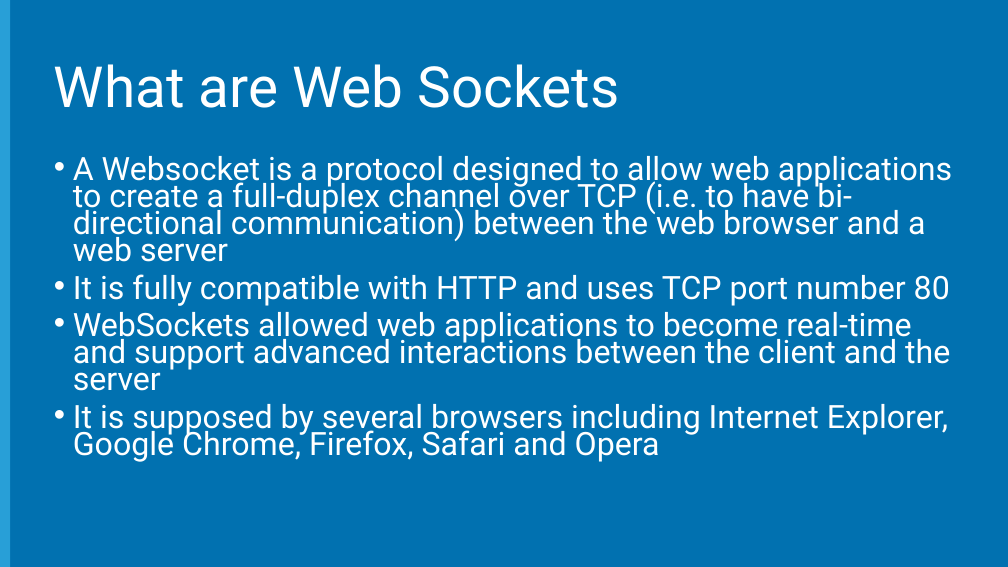
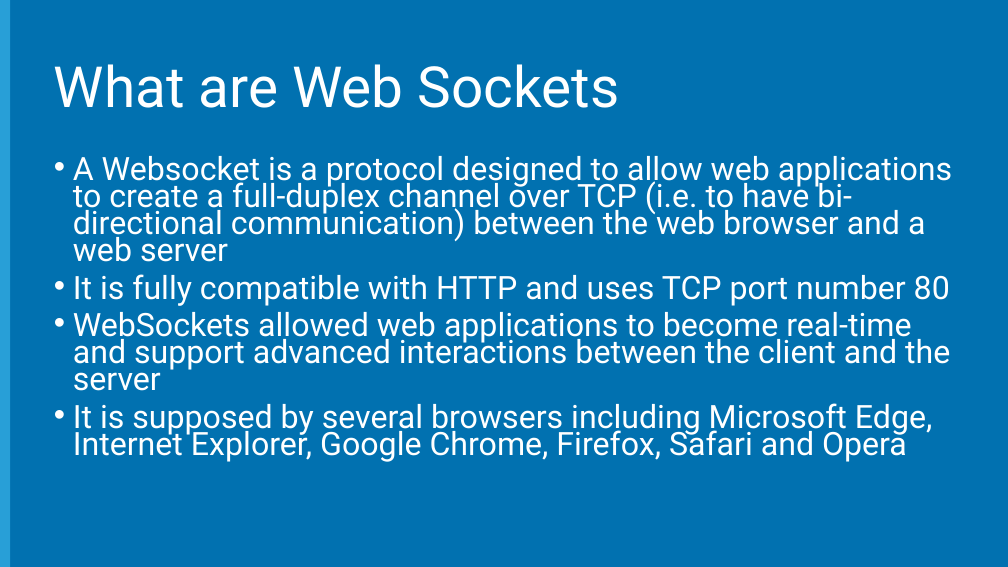
Before and after one commit to Microsoft-Web/NodeCamp, a slide deck: slide 4 of Presentation/BuildingTheBackend/BuildingTheBackend.pptx. Drawn at 1008x567 pixels with LibreOffice and Linux fonts; fonts in the diff are those of the drawing; background and template pictures are left out. Boxes give left, top, right and bottom in pixels: in the first picture for what was removed or moved away, otherwise in the second. Text is boxed around its words. In the diff, an @@ line names an element or a change of style, - is before the commit and + after.

```diff
--- a/Presentation/BuildingTheBackend/BuildingTheBackend.pptx
+++ b/Presentation/BuildingTheBackend/BuildingTheBackend.pptx
@@ text at bbox=[73, 403, 932, 462]: text changed @@
-• It is supposed by several browsers including Internet Explorer, Google Chrome, Firefox, Safari and Opera
+• It is supposed by several browsers including Microsoft Edge, Internet Explorer, Google Chrome, Firefox, Safari and Opera
```
Also in this commit, not shown: 6 other slides changed, 1 slide added, 1 slide removed, 6 other files.
